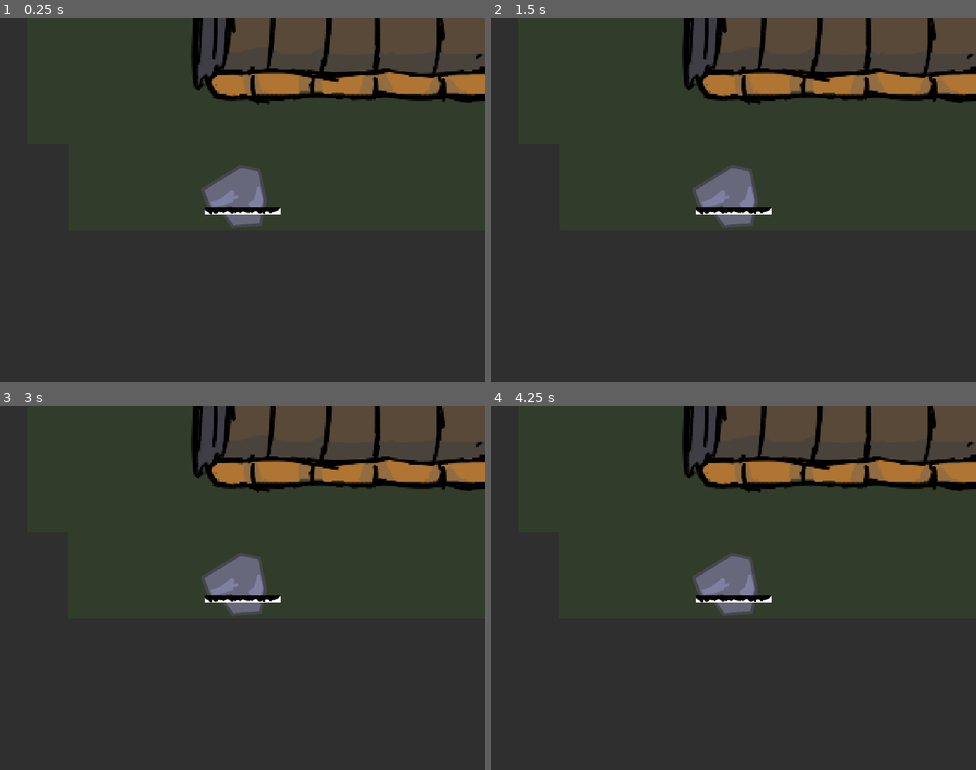
Above: before the commit, frames 1-4 (two rows, left to right).
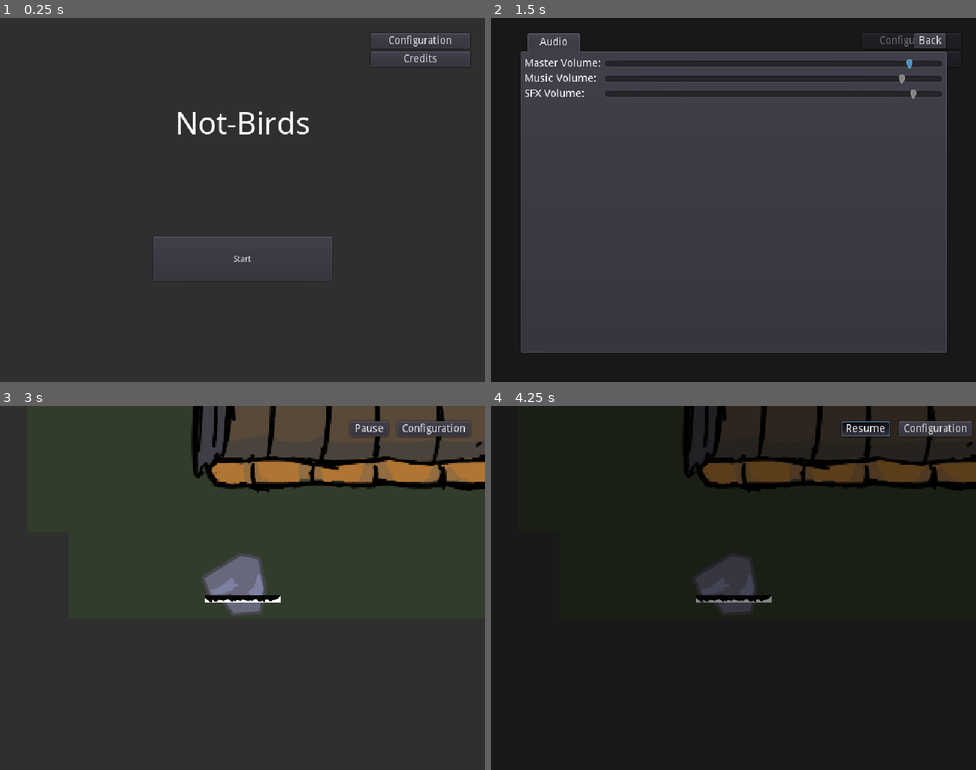
Above: after the commit, the same moments.

Repository: NotBirds/Not-Birds
Game: Godot game, scene res://scenes/main_menu.tscn
Two runs of this game, one before a commit and one after it. Both use one fixed random seed, a clock stepped at 60 frames per second and the inputs below. Before the commit the project starts from res://scenes/levels/template_proposal.tscn. Sound files missing from this copy of the repository are replaced by a short silence.
Inputs (mouse positions are in pixels of both pictures, inside the frame that each line leads up to):
- Up to frame 1 (0.25 s): no input
- Up to frame 2 (1.5 s): click (912, 39) at 0.5 s, where only the run after the commit has a clickable "Configuration"; click (912, 58) at 1.25 s, where only the run after the commit has a clickable "Credits"
- Up to frame 3 (3 s): click (436, 427) at 2 s, where only the run after the commit has a clickable "Back"; click (242, 646) at 2.75 s, where only the run after the commit has a clickable "Start"
- Up to frame 4 (4.25 s): click (859, 427) at 3.5 s, where only the run after the commit has a clickable "Pause"

The runs differ from the first frame. In frame 1, 15% of the frame differs, in the area x 31-100%, y 0-73%; in frame 2, 45%; in frame 3, 0.9%; in frame 4, 50%, in the area x 5-100%, y 0-59%.

Commit message:
Add pause system and configuration menu

Diff:
--- a/default_bus_layout.tres
+++ b/default_bus_layout.tres
@@ -2,3 +2,15 @@
 
 [resource]
 bus/0/volume_db = -9.63761
+bus/1/name = "Effects"
+bus/1/solo = false
+bus/1/mute = false
+bus/1/bypass_fx = false
+bus/1/volume_db = 0.0
+bus/1/send = "Master"
+bus/2/name = "Music"
+bus/2/solo = false
+bus/2/mute = false
+bus/2/bypass_fx = false
+bus/2/volume_db = -2.51026
+bus/2/send = "Master"
--- a/project.godot
+++ b/project.godot
@@ -39,7 +39,7 @@
 [application]
 
 config/name="Not Birds"
-run/main_scene="res://scenes/levels/template_proposal.tscn"
+run/main_scene="res://scenes/main_menu.tscn"
 run/low_processor_mode=true
 boot_splash/image="res://assets/sprites/enemy.png"
 boot_splash/bg_color=Color( 1, 0, 0.843137, 1 )
@@ -49,6 +49,7 @@
 
 SignalManager="*res://scenes/signal_manager.tscn"
 StateManager="*res://scenes/state_manager.tscn"
+LevelManager="*res://scenes/level_manager.tscn"
 
 [debug]
 
@@ -67,6 +68,7 @@
 [global]
 
 autoload=false
+scene=false
 
 [gui]
 
--- /dev/null
+++ b/resources/levels.json
@@ -0,0 +1,14 @@
+{
+  "levels": [
+    {
+      "id": 1,
+      "scene_path": "res://scenes/levels/template_proposal.tscn",
+      "display_name": "1-1"
+    },
+    {
+      "id": 2,
+      "scene_path": "res://scenes/levels/level3.tscn",
+      "display_name": "1-2"
+    }
+  ]
+}
--- a/scenes/entities/levelObjects/fight_zone.tscn
+++ b/scenes/entities/levelObjects/fight_zone.tscn
@@ -19,9 +19,11 @@
 
 [node name="win_audio" type="AudioStreamPlayer" parent="."]
 stream = ExtResource( 5 )
+bus = "Effects"
 
 [node name="start_audio" type="AudioStreamPlayer" parent="."]
 stream = ExtResource( 4 )
+bus = "Effects"
 
 [node name="enemies" type="Node" parent="."]
 
--- a/scenes/entities/scnBird.tscn
+++ b/scenes/entities/scnBird.tscn
@@ -36,7 +36,6 @@
 position = Vector2( -1.4, 6.2 )
 scale = Vector2( 0.2, 0.2 )
 frames = SubResource( 2 )
-frame = 1
 playing = true
 
 [node name="csHitbox" type="CollisionShape2D" parent="."]
@@ -44,6 +43,7 @@
 
 [node name="audioDeath" type="AudioStreamPlayer2D" parent="."]
 stream = ExtResource( 5 )
+bus = "Effects"
 
 [node name="aim_area" type="Area2D" parent="."]
 
--- a/scenes/inheritables/destroyable.tscn
+++ b/scenes/inheritables/destroyable.tscn
@@ -21,9 +21,11 @@
 [node name="audioCollision" type="AudioStreamPlayer2D" parent="."]
 stream = ExtResource( 3 )
 volume_db = -1.0
+bus = "Effects"
 
 [node name="audioDestroy" type="AudioStreamPlayer2D" parent="."]
 stream = ExtResource( 4 )
 volume_db = 10.0
+bus = "Effects"
 
 [connection signal="body_entered" from="." to="." method="_on_plank_body_entered"]
--- /dev/null
+++ b/scenes/level_manager.tscn
@@ -0,0 +1,6 @@
+[gd_scene load_steps=2 format=2]
+
+[ext_resource path="res://scripts/level_manager.gd" type="Script" id=1]
+
+[node name="level_manager" type="Node"]
+script = ExtResource( 1 )
--- /dev/null
+++ b/scenes/level_select.tscn
@@ -0,0 +1,41 @@
+[gd_scene format=2]
+
+[node name="level_select" type="Control"]
+anchor_right = 1.0
+anchor_bottom = 1.0
+
+[node name="levels" type="HBoxContainer" parent="."]
+anchor_right = 1.0
+anchor_bottom = 1.0
+margin_left = 20.0
+margin_top = 60.0
+margin_right = -20.0
+margin_bottom = -20.0
+
+[node name="level" type="VBoxContainer" parent="levels"]
+margin_right = 36.0
+margin_bottom = 400.0
+alignment = 1
+
+[node name="name" type="Label" parent="levels/level"]
+margin_top = 184.0
+margin_right = 36.0
+margin_bottom = 198.0
+text = "1 - 1"
+align = 1
+valign = 1
+
+[node name="time" type="Label" parent="levels/level"]
+margin_top = 202.0
+margin_right = 36.0
+margin_bottom = 216.0
+text = "23:40"
+align = 1
+valign = 1
+
+[node name="back" type="Button" parent="."]
+margin_left = 20.0
+margin_top = 20.0
+margin_right = 12.0
+margin_bottom = 20.0
+text = "Back"
--- a/scenes/levels/template_proposal.tscn
+++ b/scenes/levels/template_proposal.tscn
@@ -179,6 +179,7 @@
 
 [node name="sprite" parent="rbBird" index="0"]
 visible = false
+frame = 2
 
 [node name="camera" parent="rbBird" instance=ExtResource( 2 )]
 rotating = true
--- a/scenes/main_menu.tscn
+++ b/scenes/main_menu.tscn
@@ -1,7 +1,7 @@
 [gd_scene load_steps=5 format=2]
 
 [ext_resource path="res://assets/fonts/NotoSans-Regular.ttf" type="DynamicFontData" id=1]
-[ext_resource path="res://scripts/change_scene_button.gd" type="Script" id=2]
+[ext_resource path="res://scripts/main_menu.gd" type="Script" id=2]
 
 [sub_resource type="DynamicFont" id=1]
 size = 40
@@ -11,26 +11,67 @@
 size = 10
 font_data = ExtResource( 1 )
 
-[node name="Node2D" type="Node2D"]
+[node name="main_menu" type="Control"]
+anchor_right = 1.0
+anchor_bottom = 1.0
+focus_mode = 2
+script = ExtResource( 2 )
 
 [node name="title" type="Label" parent="."]
-margin_left = 201.0
-margin_top = 56.0
-margin_right = 439.0
-margin_bottom = 160.0
+anchor_left = 0.5
+anchor_right = 0.5
+margin_left = -119.0
+margin_top = 85.0
+margin_right = 119.0
+margin_bottom = 191.0
 custom_fonts/font = SubResource( 1 )
 text = "Not-Birds"
 align = 1
 valign = 1
 
 [node name="start_game" type="Button" parent="."]
-margin_left = 275.0
-margin_top = 344.0
-margin_right = 366.0
-margin_bottom = 386.0
+anchor_left = 0.5
+anchor_top = 1.0
+anchor_right = 0.5
+anchor_bottom = 1.0
+margin_left = -118.0
+margin_top = -192.0
+margin_right = 118.0
+margin_bottom = -134.0
+focus_neighbour_top = NodePath("../VBoxContainer/credits")
+focus_neighbour_right = NodePath("../VBoxContainer/credits")
+focus_next = NodePath("../VBoxContainer/configuration")
+focus_previous = NodePath("../VBoxContainer/credits")
 custom_fonts/font = SubResource( 2 )
-text = "Start Game"
-script = ExtResource( 2 )
-scene_path = "res://scenes/levels/level1.tscn"
+text = "Start"
 
-[connection signal="pressed" from="start_game" to="start_game" method="_on_start_game_pressed"]
+[node name="VBoxContainer" type="VBoxContainer" parent="."]
+anchor_left = 1.0
+anchor_right = 1.0
+margin_left = -151.0
+margin_top = 20.0
+margin_right = -20.0
+margin_bottom = 40.0
+
+[node name="configuration" type="Button" parent="VBoxContainer"]
+margin_right = 131.0
+margin_bottom = 20.0
+focus_neighbour_left = NodePath("../../start_game")
+focus_neighbour_bottom = NodePath("../credits")
+focus_next = NodePath("../credits")
+focus_previous = NodePath("../../start_game")
+text = "Configuration"
+
+[node name="credits" type="Button" parent="VBoxContainer"]
+margin_top = 24.0
+margin_right = 131.0
+margin_bottom = 44.0
+focus_neighbour_left = NodePath("../../start_game")
+focus_neighbour_top = NodePath("../configuration")
+focus_neighbour_bottom = NodePath("../../start_game")
+focus_next = NodePath("../../start_game")
+focus_previous = NodePath("../configuration")
+text = "Credits"
+
+[connection signal="pressed" from="start_game" to="." method="_on_start_game_pressed"]
+[connection signal="pressed" from="VBoxContainer/configuration" to="." method="_on_configuration_pressed"]
--- a/scenes/music_manager.tscn
+++ b/scenes/music_manager.tscn
@@ -60,12 +60,14 @@
 
 [node name="music_manager" type="AudioStreamPlayer"]
 autoplay = true
+bus = "Music"
 script = ExtResource( 2 )
 default = ExtResource( 3 )
 fighting = ExtResource( 1 )
 
 [node name="crossfade_player" type="AudioStreamPlayer" parent="."]
 volume_db = -80.0
+bus = "Music"
 __meta__ = {
 "_editor_description_": "Used temporarily during transitions"
 }
--- a/scenes/ui/UI.tscn
+++ b/scenes/ui/UI.tscn
@@ -1,8 +1,9 @@
-[gd_scene load_steps=8 format=2]
+[gd_scene load_steps=9 format=2]
 
 [ext_resource path="res://scenes/ui/health_bar.tscn" type="PackedScene" id=1]
 [ext_resource path="res://animations/ui/fight_disable.tres" type="Animation" id=2]
 [ext_resource path="res://scripts/fight_mode_animation.gd" type="Script" id=3]
+[ext_resource path="res://scripts/level_ui.gd" type="Script" id=4]
 
 [sub_resource type="GradientTexture2D" id=1]
 
@@ -177,6 +178,8 @@
 }
 
 [node name="UI" type="CanvasLayer"]
+pause_mode = 2
+script = ExtResource( 4 )
 
 [node name="top_bar" type="TextureRect" parent="."]
 anchor_right = 1.0
@@ -210,3 +213,33 @@
 anims/fight_enable = SubResource( 3 )
 anims/fighting = SubResource( 4 )
 script = ExtResource( 3 )
+
+[node name="pause_overlay" type="ColorRect" parent="."]
+visible = false
+anchor_right = 1.0
+anchor_bottom = 1.0
+mouse_filter = 2
+color = Color( 0, 0, 0, 0.478431 )
+
+[node name="buttons" type="HSplitContainer" parent="."]
+anchor_left = 1.0
+anchor_right = 1.0
+margin_left = -178.0
+margin_top = 20.0
+margin_right = -20.0
+margin_bottom = 40.0
+
+[node name="pause" type="Button" parent="buttons"]
+margin_right = 50.0
+margin_bottom = 20.0
+toggle_mode = true
+text = "Pause"
+
+[node name="configuration" type="Button" parent="buttons"]
+margin_left = 62.0
+margin_right = 158.0
+margin_bottom = 20.0
+text = "Configuration"
+
+[connection signal="toggled" from="buttons/pause" to="." method="_on_pause_toggled"]
+[connection signal="pressed" from="buttons/configuration" to="." method="_on_configuration_pressed"]
--- /dev/null
+++ b/scenes/ui/config_overlay.tscn
@@ -0,0 +1,89 @@
+[gd_scene load_steps=2 format=2]
+
+[ext_resource path="res://scripts/config_overlay.gd" type="Script" id=1]
+
+[node name="config_overlay" type="Control"]
+anchor_right = 1.0
+anchor_bottom = 1.0
+script = ExtResource( 1 )
+
+[node name="background" type="ColorRect" parent="."]
+anchor_right = 1.0
+anchor_bottom = 1.0
+color = Color( 0, 0, 0, 0.490196 )
+
+[node name="config_window" type="TabContainer" parent="."]
+anchor_right = 1.0
+anchor_bottom = 1.0
+margin_left = 40.0
+margin_top = 20.0
+margin_right = -40.0
+margin_bottom = -40.0
+tab_align = 0
+
+[node name="Audio" type="GridContainer" parent="config_window"]
+anchor_right = 1.0
+anchor_bottom = 1.0
+margin_left = 4.0
+margin_top = 32.0
+margin_right = -4.0
+margin_bottom = -4.0
+columns = 2
+
+[node name="master_vol_label" type="Label" parent="config_window/Audio"]
+margin_top = 1.0
+margin_right = 101.0
+margin_bottom = 15.0
+text = "Master Volume:"
+
+[node name="master_vol_slider" type="HSlider" parent="config_window/Audio"]
+margin_left = 105.0
+margin_right = 552.0
+margin_bottom = 16.0
+size_flags_horizontal = 3
+min_value = -80.0
+max_value = 6.0
+
+[node name="music_vol_label" type="Label" parent="config_window/Audio"]
+margin_top = 21.0
+margin_right = 101.0
+margin_bottom = 35.0
+text = "Music Volume:"
+
+[node name="music_vol_slider" type="HSlider" parent="config_window/Audio"]
+margin_left = 105.0
+margin_top = 20.0
+margin_right = 552.0
+margin_bottom = 36.0
+size_flags_horizontal = 3
+min_value = -80.0
+max_value = 6.0
+
+[node name="sfx_vol_label" type="Label" parent="config_window/Audio"]
+margin_top = 41.0
+margin_right = 101.0
+margin_bottom = 55.0
+text = "SFX Volume:"
+
+[node name="sfx_vol_slider" type="HSlider" parent="config_window/Audio"]
+margin_left = 105.0
+margin_top = 40.0
+margin_right = 552.0
+margin_bottom = 56.0
+size_flags_horizontal = 3
+min_value = -80.0
+max_value = 6.0
+
+[node name="close" type="Button" parent="."]
+anchor_left = 1.0
+anchor_right = 1.0
+margin_left = -82.0
+margin_top = 20.0
+margin_right = -40.0
+margin_bottom = 40.0
+text = "Back"
+
+[connection signal="value_changed" from="config_window/Audio/master_vol_slider" to="." method="_on_master_vol_slider_value_changed"]
+[connection signal="value_changed" from="config_window/Audio/music_vol_slider" to="." method="_on_music_vol_slider_value_changed"]
+[connection signal="value_changed" from="config_window/Audio/sfx_vol_slider" to="." method="_on_sfx_vol_slider_value_changed"]
+[connection signal="pressed" from="close" to="." method="_on_close_pressed"]
--- a/scripts/change_scene_button.gd
+++ /dev/null
@@ -1,5 +0,0 @@
-extends Button
-
-export(String) var scene_path
-func _on_start_game_pressed():
-	get_tree().change_scene(scene_path)
--- /dev/null
+++ b/scripts/config_overlay.gd
@@ -0,0 +1,30 @@
+extends Control
+
+onready var master_vol_slider: Slider = $config_window/Audio/master_vol_slider
+onready var music_vol_slider: Slider = $config_window/Audio/music_vol_slider
+onready var sfx_vol_slider: Slider = $config_window/Audio/sfx_vol_slider
+
+onready var master_bus_index = AudioServer.get_bus_index("Master")
+onready var music_bus_index = AudioServer.get_bus_index("Music")
+onready var sfx_bus_index = AudioServer.get_bus_index("Effects")
+
+func _ready():
+	master_vol_slider.value = AudioServer.get_bus_volume_db(master_bus_index)
+	music_vol_slider.value = AudioServer.get_bus_volume_db(music_bus_index)
+	sfx_vol_slider.value = AudioServer.get_bus_volume_db(sfx_bus_index)
+
+
+func _on_master_vol_slider_value_changed(value):
+	AudioServer.set_bus_volume_db(master_bus_index, value)
+
+
+func _on_music_vol_slider_value_changed(value):
+	AudioServer.set_bus_volume_db(music_bus_index, value)
+
+
+func _on_sfx_vol_slider_value_changed(value):
+	AudioServer.set_bus_volume_db(sfx_bus_index, value)
+
+
+func _on_close_pressed():
+	queue_free()
--- /dev/null
+++ b/scripts/level_manager.gd
@@ -0,0 +1,7 @@
+extends Node
+
+var levels
+
+func load_levels(json_path: String):
+	var file = File.new()
+	file.open("res://resources/")
--- /dev/null
+++ b/scripts/level_ui.gd
@@ -0,0 +1,18 @@
+extends CanvasLayer
+
+onready var pause_button: Button = $buttons/pause
+onready var pause_overlay: ColorRect = $pause_overlay
+
+var config_overlay = preload("res://scenes/ui/config_overlay.tscn")
+
+func _on_pause_toggled(button_pressed):
+	if button_pressed:
+		pause_button.text = "Resume"
+	else:
+		pause_button.text = "Pause"
+	get_tree().paused = button_pressed
+	pause_overlay.visible = button_pressed
+
+func _on_configuration_pressed():
+	var config_instance = config_overlay.instance()
+	add_child(config_instance)
--- /dev/null
+++ b/scripts/main_menu.gd
@@ -0,0 +1,11 @@
+extends Control
+
+onready var config_overlay = preload("res://scenes/ui/config_overlay.tscn")
+
+func _on_start_game_pressed():
+	get_tree().change_scene("res://scenes/levels/template_proposal.tscn")
+
+
+func _on_configuration_pressed():
+	var config = config_overlay.instance()
+	add_child(config)
--- a/scripts/scptSlingshot.gd
+++ /dev/null
@@ -1,55 +0,0 @@
-extends Node2D
-var can_be_used = false;
-var mouse_pos
-onready var target_pos = position
-onready var top_sling = $lTop_sling
-onready var down_sling = $lDown_sling
-onready var aim_sound = $aimSound
-onready var shot_sound = $shotSound
-onready var bird = preload("res://scenes/entities/scnBird.tscn")
-
-export(float) var speed_modifier
-export(float) var max_radius
-
-func _input(_event):
-	if can_be_used:
-		if Input.is_action_pressed("leftMouse"):
-			if !aim_sound.playing:
-				aim_sound.play()
-			mouse_pos = get_local_mouse_position()
-			set_sling_visible(true)
-			# Limit the distance radius
-			if mouse_pos.distance_to($pCenter.position) > max_radius:
-				mouse_pos = ((mouse_pos - $pCenter.position).normalized() * max_radius + $pCenter.position)
-			top_sling.points[0] = mouse_pos
-			down_sling.points[0] = mouse_pos
-			$asNot_bird.position = mouse_pos
-		elif Input.is_action_just_released("leftMouse"):
-			aim_sound.stop()
-			throw_not_bird($asNot_bird.global_position)
-
-func _process(_delta):
-	position = lerp(position, target_pos, 0.2)
-
-func set_sling_visible(show):
-	top_sling.visible = show;
-	down_sling.visible = show;
-
-# This triggers when the mouse is over the hitbox
-func _on_aSlingshot_Hitbox_input_event(_viewport, _event, _shape_idx):
-	can_be_used = true
-
-func throw_not_bird(last_mouse_pos):
-	shot_sound.play()
-	set_sling_visible(false)
-	$asNot_bird.position = Vector2(0, 0)
-	can_be_used = false
-	var real_bird = bird.instance()
-	get_parent().add_child(real_bird)
-	real_bird.position = last_mouse_pos
-	var speed = $pCenter.global_position - last_mouse_pos
-	real_bird.apply_central_impulse(speed * speed_modifier)
-	$asNot_bird.hide()
-
-func _on_move_slingshot(new_pos: Vector2):
-	target_pos = new_pos
--- a/scripts/slingshot_mover.gd
+++ /dev/null
@@ -1,27 +0,0 @@
-extends Node2D
-
-export(NodePath) var slingshot_path
-export(float) var minimum_distance = 200.0
-var slingshot_height
-var slingshot_center
-onready var slingshot: Node2D = get_node(slingshot_path)
-
-signal move_slingshot(new_pos)
-
-func _ready():
-	# Connect signal automatically to the slingshot
-	connect("move_slingshot", slingshot, "_on_move_slingshot")
-
-	# Get the size of the slingshot sprite for centering
-	var slingshot_sprite: Sprite = slingshot.get_node("sTexture")
-	var slingshot_center_pos: Position2D = slingshot.get_node("pCenter")
-	slingshot_center = slingshot_center_pos.position.y
-	slingshot_height = slingshot_sprite.texture.get_size().y * slingshot_sprite.scale.y
-
-func _on_activation_area_body_entered(body: Node2D):
-	# See if the new position is far enough before moving the slingshot
-	var distance = (slingshot.position - body.position).length_squared()
-	if distance > pow(minimum_distance, 2):
-		var offset = Vector2(0.0, - slingshot_height / 2) # To center the sprite
-		var new_pos = Vector2(body.position.x, $activation_area.global_position.y)
-		emit_signal("move_slingshot", new_pos + offset)
